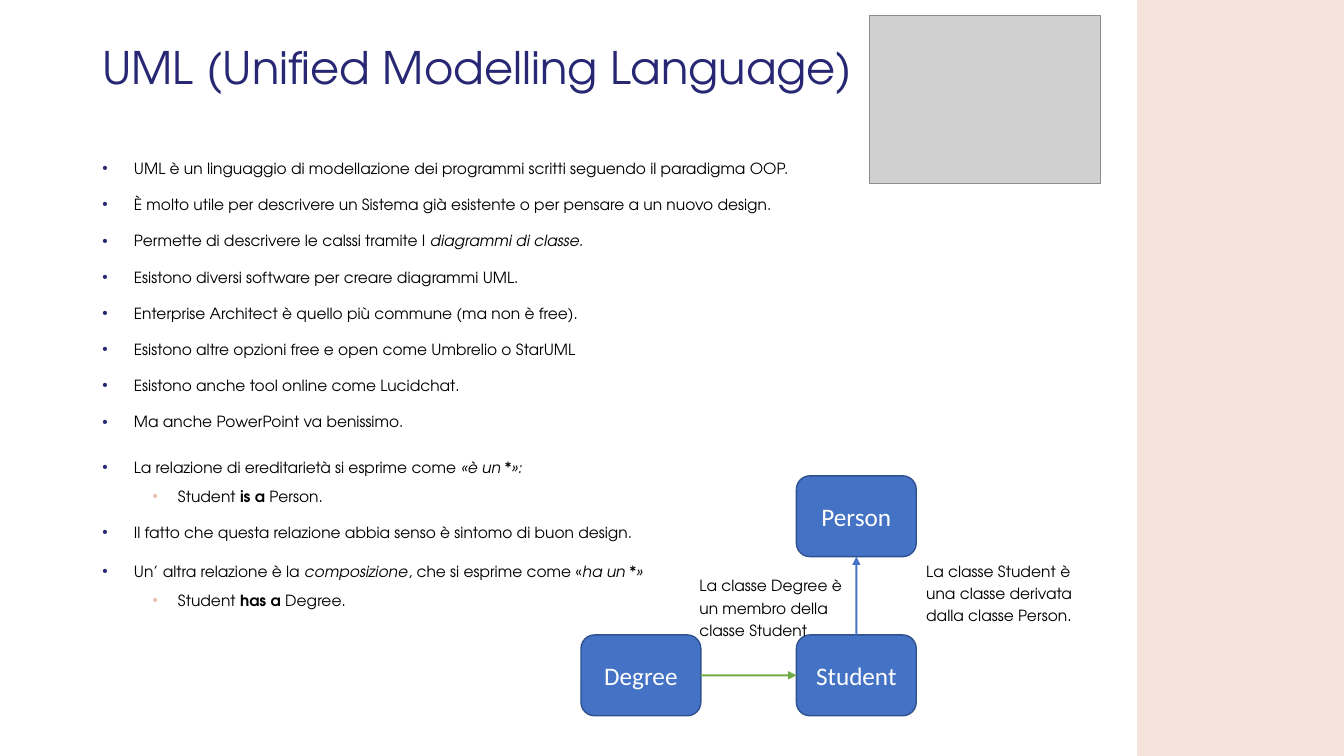
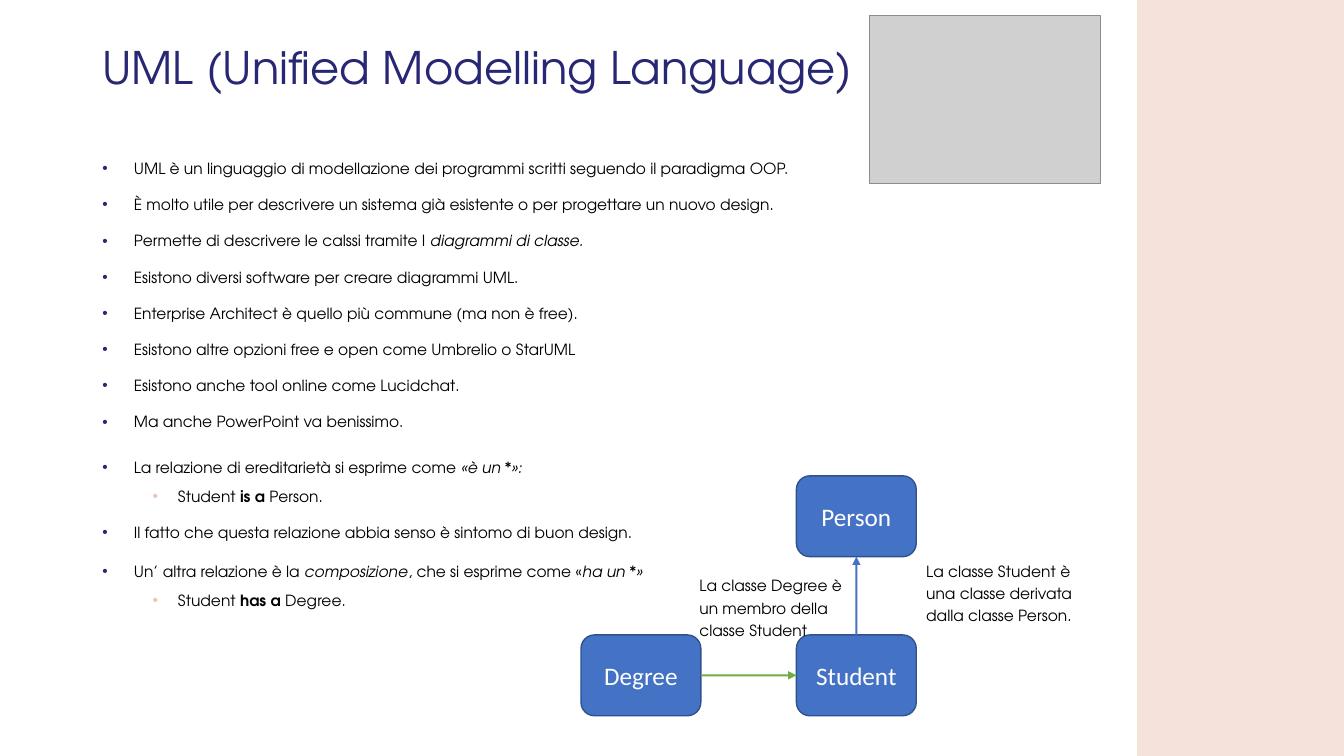
Before and after one commit to GMATZEU42/WS, a slide deck: slide 15 of WS02/WS_2.odp (slide 16 before the commit). Drawn at 1344x756 pixels with LibreOffice and Linux fonts; fonts in the diff are those of the drawing; grey boxes stand for pictures; background and template pictures are left out. Boxes give left, top, right and bottom in pixels: in the first picture for what was removed or moved away, otherwise in the second. Text is boxed around its words. In the diff, an @@ line names an element or a change of style, - is before the commit and + after.

Commit message:
minor fix in presentation

```diff
--- a/WS02/WS_2.odp
+++ b/WS02/WS_2.odp
@@ text at (x1=134, y1=195, x2=774, y2=214): text changed @@
-• È molto utile per descrivere un Sistema già esistente o per pensare a un nuovo design.
+• È molto utile per descrivere un sistema già esistente o per progettare un nuovo design.
```
Also in this commit, not shown: 5 other slides changed, 2 slides added, 3 slides removed.
